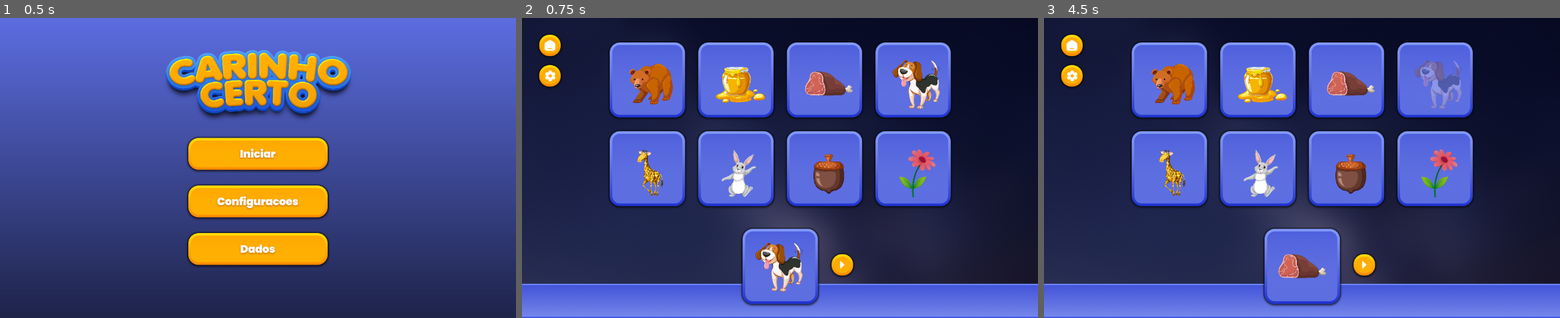
Above: before the commit, frames 1-3 (left to right).
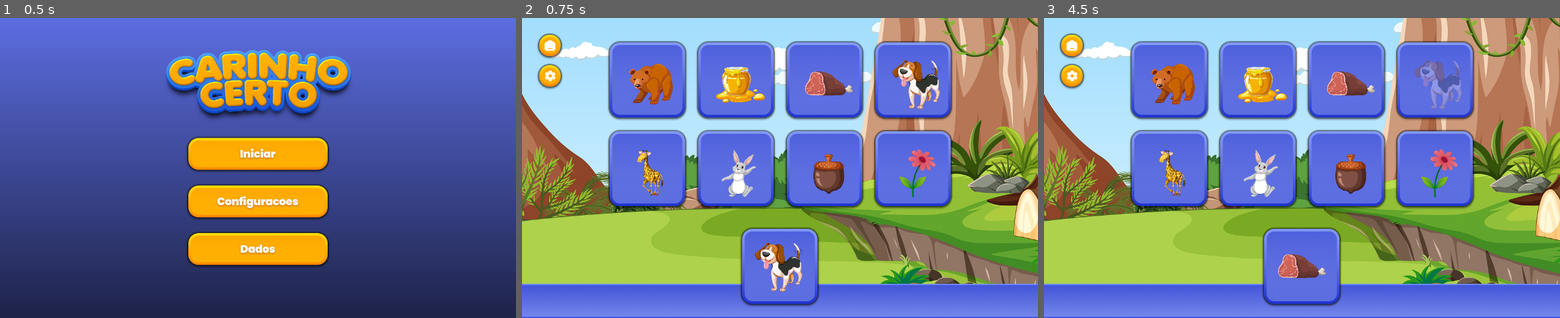
Above: after the commit, the same moments.

Repository: Tapa-Certo/TapaCerto
Game: Godot game, scene res://scenes/main.tscn
Two runs of this game, one before a commit and one after it. Both use one fixed random seed, a clock stepped at 60 frames per second and the inputs below.
Inputs (mouse positions are in pixels of both pictures, inside the frame that each line leads up to):
- Up to frame 1 (0.5 s): no input
- Up to frame 2 (0.75 s): click (780, 156) at 0.5 s
- Up to frame 3 (4.5 s): click (1069, 45) at 1.25 s; click (1167, 81) at 2 s; click (1255, 81) at 2.75 s; click (1348, 81) at 3.5 s; click (1436, 81) at 4.25 s

Frame 1 is identical in both runs. In frame 2, 57% of the frame differs, in the area x 0-100%, y 0-96%; in frame 3, 57%.

Commit message:
fix ui resources path

Diff:
--- a/scenes/screens/hud.tscn
+++ b/scenes/screens/hud.tscn
@@ -1,12 +1,12 @@
 [gd_scene load_steps=8 format=3 uid="uid://c2mluc01vmk6r"]
 
-[ext_resource type="Texture2D" uid="uid://buppiemjfb7bc" path="res://assets/BG-Default.png" id="1_kmo52"]
-[ext_resource type="Texture2D" uid="uid://dcne8og8c17se" path="res://assets/Barra Roxa.png" id="2_3chf2"]
-[ext_resource type="Texture2D" uid="uid://d0fwm4bu5wfd0" path="res://assets/Quadrado Display.png" id="3_7et61"]
+[ext_resource type="Texture2D" uid="uid://bx3665lrdbcbx" path="res://assets/UI/Background/BG-Jungle.png" id="1_5kvig"]
+[ext_resource type="Texture2D" uid="uid://dcne8og8c17se" path="res://assets/UI/Barra Roxa.png" id="2_w5cpj"]
+[ext_resource type="Texture2D" uid="uid://d0fwm4bu5wfd0" path="res://assets/UI/Quadrado Display.png" id="3_nff8o"]
 [ext_resource type="Script" path="res://scripts/item.gd" id="4_775b7"]
-[ext_resource type="Texture2D" uid="uid://c8n8pux42u4jt" path="res://assets/Proximo Item.png" id="4_qe0ut"]
-[ext_resource type="Texture2D" uid="uid://bdbwod1onrc55" path="res://assets/Botao Home.png" id="5_cgngt"]
-[ext_resource type="Texture2D" uid="uid://du1q478logicj" path="res://assets/Botao Config.png" id="6_gfs2x"]
+[ext_resource type="Texture2D" uid="uid://c8n8pux42u4jt" path="res://assets/UI/Buttons/Proximo Item.png" id="5_wvdi5"]
+[ext_resource type="Texture2D" uid="uid://bdbwod1onrc55" path="res://assets/UI/Buttons/Botao Home.png" id="6_vinbl"]
+[ext_resource type="Texture2D" uid="uid://du1q478logicj" path="res://assets/UI/Buttons/Botao Config.png" id="7_3ywdm"]
 
 [node name="Hud" type="CanvasLayer"]
 
@@ -30,7 +30,7 @@
 offset_bottom = 130.0
 grow_horizontal = 2
 grow_vertical = 2
-texture = ExtResource("1_kmo52")
+texture = ExtResource("1_5kvig")
 
 [node name="Panel" type="TextureRect" parent="Control"]
 layout_mode = 1
@@ -40,22 +40,22 @@
 anchor_bottom = 1.0
 grow_horizontal = 2
 grow_vertical = 0
-texture = ExtResource("2_3chf2")
+texture = ExtResource("2_w5cpj")
 
 [node name="ItemDisplay" type="TextureRect" parent="Control"]
 layout_mode = 1
-anchors_preset = 7
-anchor_left = 0.5
-anchor_top = 1.0
-anchor_right = 0.5
-anchor_bottom = 1.0
-offset_left = -95.5
-offset_top = -215.0
-offset_right = 95.5
-offset_bottom = -23.0
+anchors_preset = -1
+anchor_left = 0.42
+anchor_top = 0.693
+anchor_right = 0.58
+anchor_bottom = 0.967
+offset_left = 0.499969
+offset_top = -0.100006
+offset_right = -0.500061
+offset_bottom = 0.0999756
 grow_horizontal = 2
 grow_vertical = 0
-texture = ExtResource("3_7et61")
+texture = ExtResource("3_nff8o")
 
 [node name="Item" type="TextureRect" parent="Control/ItemDisplay"]
 layout_mode = 1
@@ -69,6 +69,7 @@
 script = ExtResource("4_775b7")
 
 [node name="NextButton" type="TextureButton" parent="Control"]
+visible = false
 layout_mode = 1
 anchors_preset = -1
 anchor_left = 17.8
@@ -81,7 +82,7 @@
 offset_bottom = -8976.0
 grow_horizontal = 2
 grow_vertical = 2
-texture_normal = ExtResource("4_qe0ut")
+texture_normal = ExtResource("5_wvdi5")
 metadata/_edit_use_anchors_ = true
 
 [node name="Control2" type="Control" parent="."]
@@ -106,8 +107,8 @@
 
 [node name="Home" type="TextureButton" parent="Control2/MarginContainer/Buttons"]
 layout_mode = 2
-texture_normal = ExtResource("5_cgngt")
+texture_normal = ExtResource("6_vinbl")
 
 [node name="Config" type="TextureButton" parent="Control2/MarginContainer/Buttons"]
 layout_mode = 2
-texture_normal = ExtResource("6_gfs2x")
+texture_normal = ExtResource("7_3ywdm")
--- a/scenes/screens/menu.tscn
+++ b/scenes/screens/menu.tscn
@@ -1,9 +1,9 @@
 [gd_scene load_steps=11 format=3 uid="uid://dyr1qi2yfwtaf"]
 
-[ext_resource type="Texture2D" uid="uid://btw3ov8frretb" path="res://assets/Botao Iniciar.png" id="2_b1osx"]
-[ext_resource type="Texture2D" uid="uid://ccjpbtell1u3c" path="res://assets/Botao Configuracoes.png" id="3_khnn4"]
-[ext_resource type="Texture2D" uid="uid://qi8owuakqxi4" path="res://assets/Botao Dados.png" id="4_55pwt"]
-[ext_resource type="FontFile" uid="uid://bnbyx8dq7i002" path="res://assets/Poppins-ExtraBold.ttf" id="4_trfoh"]
+[ext_resource type="Texture2D" uid="uid://btw3ov8frretb" path="res://assets/UI/Buttons/Botao Iniciar.png" id="1_0idsw"]
+[ext_resource type="Texture2D" uid="uid://ccjpbtell1u3c" path="res://assets/UI/Buttons/Botao Configuracoes.png" id="2_wjkmf"]
+[ext_resource type="Texture2D" uid="uid://qi8owuakqxi4" path="res://assets/UI/Buttons/Botao Dados.png" id="3_micfj"]
+[ext_resource type="FontFile" uid="uid://bnbyx8dq7i002" path="res://assets/UI/Fonts/Poppins-ExtraBold.ttf" id="4_gbbkh"]
 [ext_resource type="Texture2D" uid="uid://nqo8nwwqp83c" path="res://assets/images/logo 2.1.png" id="5_0ny1d"]
 
 [sub_resource type="StyleBoxFlat" id="StyleBoxFlat_s3lur"]
@@ -20,7 +20,7 @@
 bg_color = Color(0.6, 0.6, 0.6, 0)
 
 [sub_resource type="LabelSettings" id="LabelSettings_y3ij6"]
-font = ExtResource("4_trfoh")
+font = ExtResource("4_gbbkh")
 font_size = 64
 outline_size = 5
 outline_color = Color(0, 0, 0, 1)
@@ -78,17 +78,17 @@
 
 [node name="BotaoIniciar" type="TextureButton" parent="Panel/MarginContainer/PanelContainerBotoes/VBoxContainer" groups=["buttons"]]
 layout_mode = 2
-texture_normal = ExtResource("2_b1osx")
+texture_normal = ExtResource("1_0idsw")
 stretch_mode = 0
 
 [node name="BotaoConfiguracoes" type="TextureButton" parent="Panel/MarginContainer/PanelContainerBotoes/VBoxContainer" groups=["buttons"]]
 layout_mode = 2
-texture_normal = ExtResource("3_khnn4")
+texture_normal = ExtResource("2_wjkmf")
 stretch_mode = 3
 
 [node name="BotaoDados" type="TextureButton" parent="Panel/MarginContainer/PanelContainerBotoes/VBoxContainer" groups=["buttons"]]
 layout_mode = 2
-texture_normal = ExtResource("4_55pwt")
+texture_normal = ExtResource("3_micfj")
 stretch_mode = 0
 
 [node name="Titulo" type="Label" parent="Panel"]
